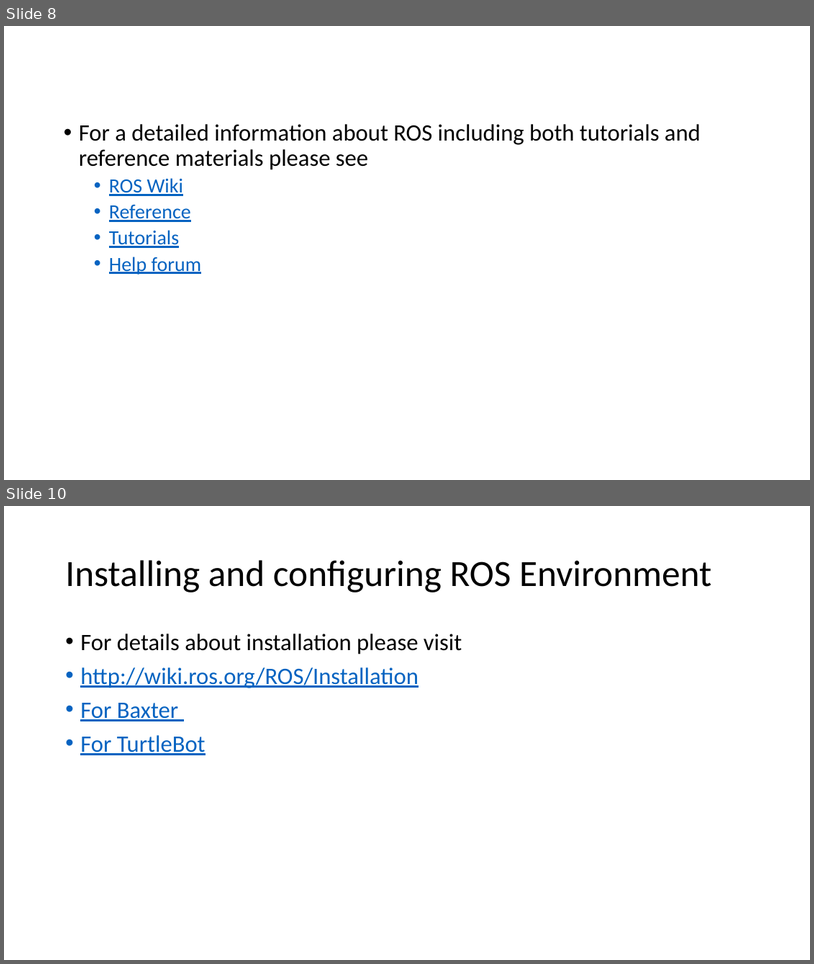
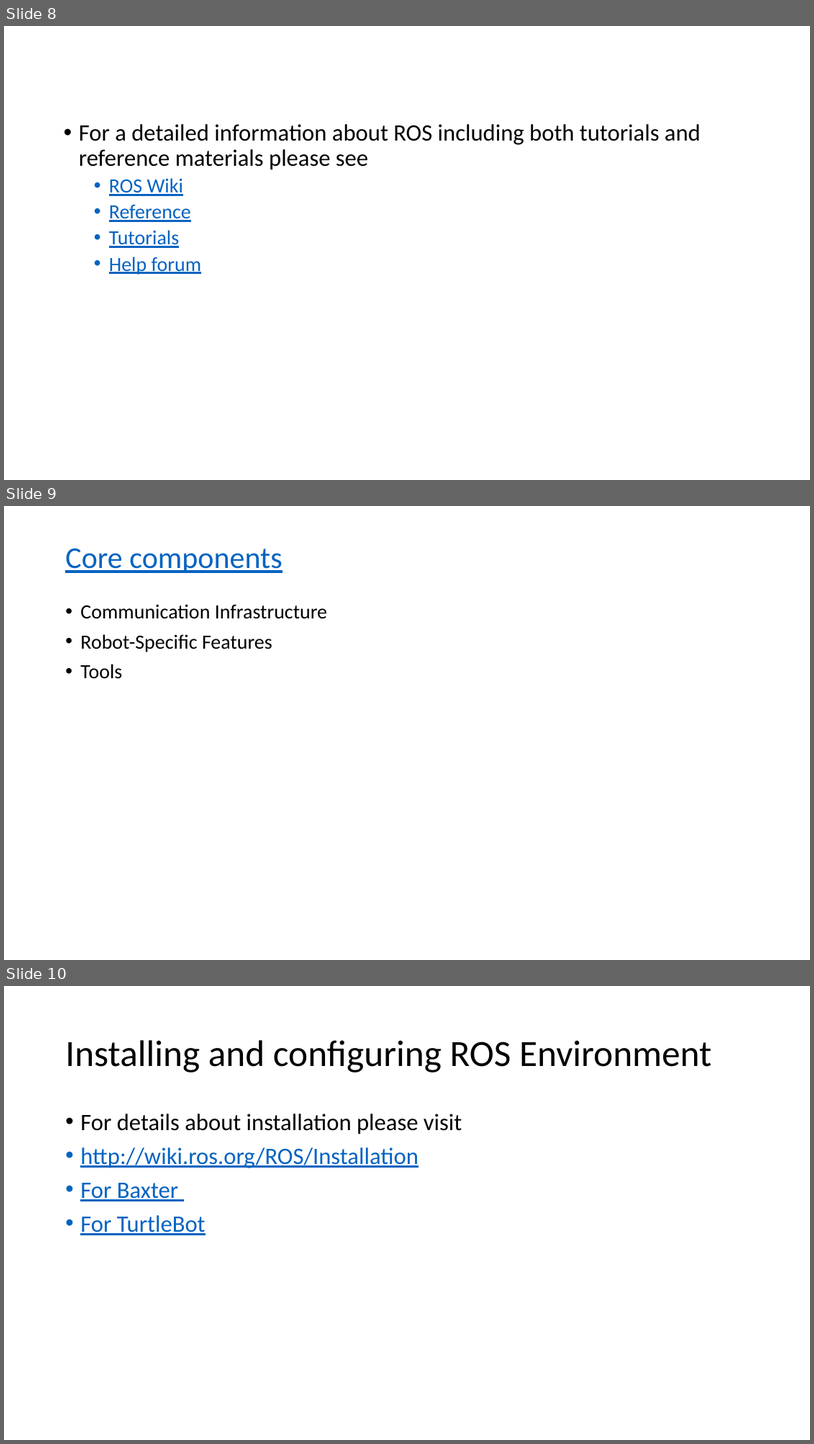
Before and after one commit to vishal-kit/ROS_Lec_1, a slide deck: ROS lec 1.pptx. Shown one above the other, each under a label of ours: slides 8 and 10 before the commit, slides 8, 9 and 10 after it; the slides between them are not shown. The pictures are 814x964 and 814x1444 pixels, drawn with LibreOffice and Linux fonts; fonts in the diff are those of the drawing. Boxes give left, top, right and bottom in pixels: in the first picture for what was removed or moved away, otherwise in the second. Text is boxed around its words. In the diff, an @@ line names an element or a change of style, - is before the commit and + after.

```diff
--- a/ROS lec 1.pptx
+++ b/ROS lec 1.pptx
@@ slide 9 added at <box>4,506,810,960</box>, background #FFFFFF @@
@@ title added at <box>65,548,282,573</box>, 36 pt, text #0563C1, underline @@
+Core components
@@ text added at <box>80,604,327,679</box>, 24 pt, text #000000 @@
+• Communication Infrastructure
+• Robot-Specific Features
+• Tools
```
Also in this commit, not shown: 6 other slides added, 1 slide removed.
